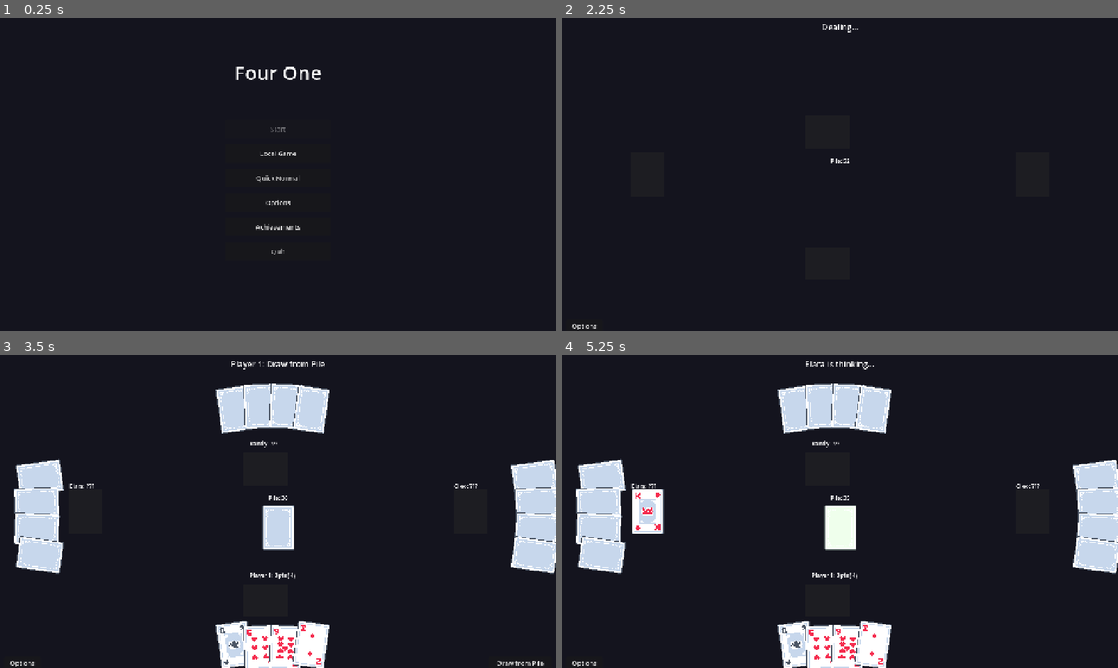
Above: before the commit, frames 1-4 (two rows, left to right).
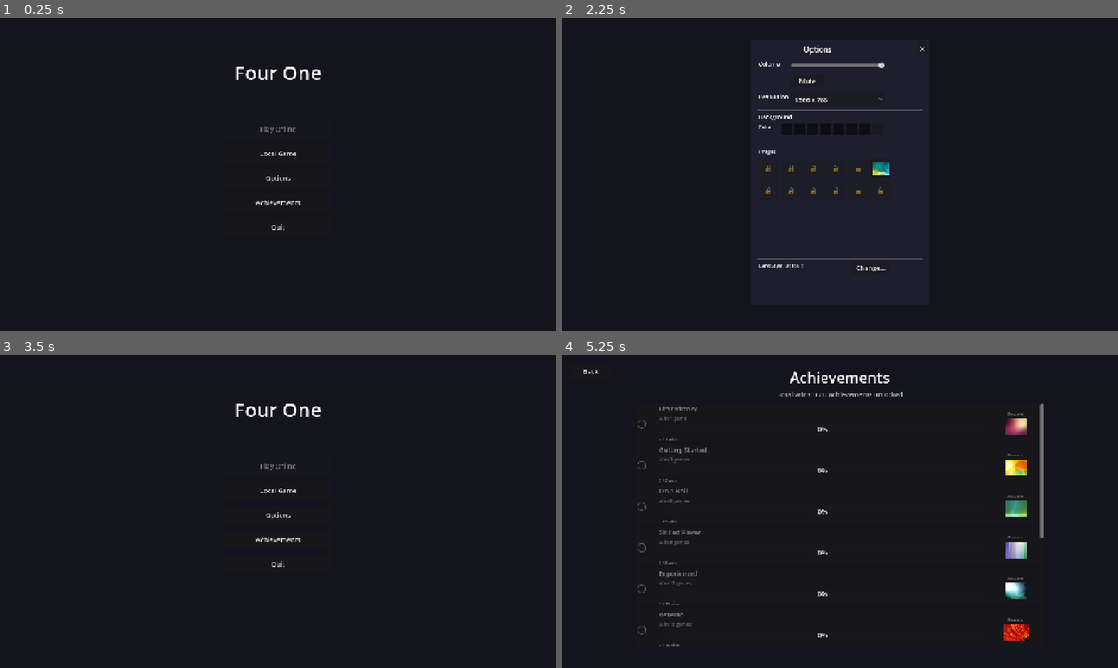
Above: after the commit, the same moments.

Repository: fimaaa/game-fortyone
Game: Godot game, scene res://main_menu/main_menu.tscn
The game is run twice, just before and just after one commit, with the same random seed, the same clock (stepped at 60 frames per second) and the same inputs.
Inputs (mouse positions are in pixels of both pictures, inside the frame that each line leads up to):
- Up to frame 1 (0.25 s): no input
- Up to frame 2 (2.25 s): click "Local Game" at 0.5 s; click "X" at 1.25 s; click (840, 177) at 2 s, where only the run before the commit has a clickable "Quick Normal"
- Up to frame 3 (3.5 s): click (361, 386) at 2.75 s, where only the run after the commit has a clickable "X"
- Up to frame 4 (5.25 s): click (1084, 661) at 3.5 s, where only the run before the commit has a clickable "Draw from Pile"; click (1084, 661) at 4.25 s, where only the run before the commit has a clickable "Discard Last Card"; click (840, 539) at 5 s, where only the run after the commit has a clickable "Achievements"

The runs differ from the first frame. In frame 1, 0.3% of the frame differs, in the area x 46-54%, y 34-76%; in frame 2, 1.2%; in frame 3, 13%; in frame 4, 16%, in the area x 1-100%, y 2-100%.

Commit message:
make correct meu

Diff:
--- a/main_menu/main_menu.gd
+++ b/main_menu/main_menu.gd
@@ -3,7 +3,8 @@
 var menu_panel : ColorRect
 var options_panel : ColorRect
 var settings_panel : ColorRect
-var start_btn : Button
+var local_mode_panel : ColorRect
+var local_mode_overlay : ColorRect
 
 const CARD_ASSET_FOLDER = "res://assets/card/"
 const SETTINGS_CONFIG_PATH = "user://settings.cfg"
@@ -48,47 +49,38 @@
 	var btn_h = 45.0
 	var btn_x = (1366 - btn_w) / 2.0
 
-	start_btn = Button.new()
-	start_btn.text = "Start"
-	start_btn.position = Vector2(btn_x, btn_y)
-	start_btn.size = Vector2(btn_w, btn_h)
-	start_btn.disabled = true
-	menu_panel.add_child(start_btn)
-
-	var quick_btn = Button.new()
-	quick_btn.text = "Local Game"
-	quick_btn.position = Vector2(btn_x, btn_y + 60)
-	quick_btn.size = Vector2(btn_w, btn_h)
-	quick_btn.pressed.connect(func(): _show_settings())
-	menu_panel.add_child(quick_btn)
-
-	var qn_btn = Button.new()
-	qn_btn.text = "Quick Normal"
-	qn_btn.position = Vector2(btn_x, btn_y + 120)
-	qn_btn.size = Vector2(btn_w, btn_h)
-	qn_btn.pressed.connect(func():
-		_save_game_config()
-		get_tree().change_scene_to_file("res://main_scene/main_scene.tscn")
-	)
-	menu_panel.add_child(qn_btn)
+	var online_btn = Button.new()
+	online_btn.text = "Play Online"
+	online_btn.position = Vector2(btn_x, btn_y)
+	online_btn.size = Vector2(btn_w, btn_h)
+	online_btn.disabled = true
+	online_btn.tooltip_text = "Coming Soon"
+	menu_panel.add_child(online_btn)
+
+	var local_btn = Button.new()
+	local_btn.text = "Local Game"
+	local_btn.position = Vector2(btn_x, btn_y + 60)
+	local_btn.size = Vector2(btn_w, btn_h)
+	local_btn.pressed.connect(func(): _show_local_mode())
+	menu_panel.add_child(local_btn)
 
 	var opt_btn = Button.new()
 	opt_btn.text = "Options"
-	opt_btn.position = Vector2(btn_x, btn_y + 180)
+	opt_btn.position = Vector2(btn_x, btn_y + 120)
 	opt_btn.size = Vector2(btn_w, btn_h)
 	opt_btn.pressed.connect(func(): options_panel.visible = true)
 	menu_panel.add_child(opt_btn)
 
 	var ach_btn = Button.new()
 	ach_btn.text = "Achievements"
-	ach_btn.position = Vector2(btn_x, btn_y + 240)
+	ach_btn.position = Vector2(btn_x, btn_y + 180)
 	ach_btn.size = Vector2(btn_w, btn_h)
 	ach_btn.pressed.connect(func(): get_tree().change_scene_to_file("res://achievements/achievements.tscn"))
 	menu_panel.add_child(ach_btn)
 
 	var quit_btn = Button.new()
 	quit_btn.text = "Quit"
-	quit_btn.position = Vector2(btn_x, btn_y + 300)
+	quit_btn.position = Vector2(btn_x, btn_y + 240)
 	quit_btn.size = Vector2(btn_w, btn_h)
 	quit_btn.pressed.connect(func(): get_tree().quit())
 	menu_panel.add_child(quit_btn)
@@ -99,6 +91,7 @@
 	_create_options_panel()
 	_create_settings_panel()
 	_create_card_style_dialog()
+	_create_local_mode_panel()
 
 	AudioServer.set_bus_volume_db(0, linear_to_db(1.0))
 
@@ -272,6 +265,67 @@
 		cs_style_list_cont.add_child(sbtn)
 		sy += 35.0
 
+func _create_local_mode_panel():
+	local_mode_overlay = ColorRect.new()
+	local_mode_overlay.position = Vector2(0, 0)
+	local_mode_overlay.size = Vector2(1366, 768)
+	local_mode_overlay.color = Color(0, 0, 0, 0.7)
+	local_mode_overlay.visible = false
+	local_mode_overlay.mouse_filter = Control.MOUSE_FILTER_STOP
+	local_mode_overlay.gui_input.connect(func(event):
+		if event is InputEventMouseButton and event.pressed:
+			local_mode_panel.visible = false
+			local_mode_overlay.visible = false
+	)
+	menu_panel.add_child(local_mode_overlay)
+
+	local_mode_panel = ColorRect.new()
+	local_mode_panel.position = Vector2(1366 / 2 - 160, 768 / 2 - 100)
+	local_mode_panel.size = Vector2(320, 200)
+	local_mode_panel.color = Color(0.12, 0.12, 0.18)
+	local_mode_panel.visible = false
+	menu_panel.add_child(local_mode_panel)
+
+	var title = Label.new()
+	title.text = "Local Game"
+	title.position = Vector2(80, 10)
+	title.size = Vector2(160, 30)
+	title.add_theme_font_size_override("font_size", 20)
+	local_mode_panel.add_child(title)
+
+	var close_x = Button.new()
+	close_x.text = "X"
+	close_x.position = Vector2(290, 5)
+	close_x.size = Vector2(25, 25)
+	close_x.pressed.connect(func():
+		local_mode_panel.visible = false
+		local_mode_overlay.visible = false
+	)
+	local_mode_panel.add_child(close_x)
+
+	var normal_btn = Button.new()
+	normal_btn.text = "Normal"
+	normal_btn.position = Vector2(60, 60)
+	normal_btn.size = Vector2(200, 40)
+	normal_btn.pressed.connect(func():
+		local_mode_panel.visible = false
+		local_mode_overlay.visible = false
+		_show_settings()
+	)
+	local_mode_panel.add_child(normal_btn)
+
+	var extra_btn = Button.new()
+	extra_btn.text = "Extra"
+	extra_btn.position = Vector2(60, 115)
+	extra_btn.size = Vector2(200, 40)
+	extra_btn.disabled = true
+	extra_btn.tooltip_text = "Coming Soon"
+	local_mode_panel.add_child(extra_btn)
+
+func _show_local_mode():
+	local_mode_panel.visible = true
+	local_mode_overlay.visible = true
+
 func _show_settings():
 	cfg_bo = 1
 	cfg_joker = false
